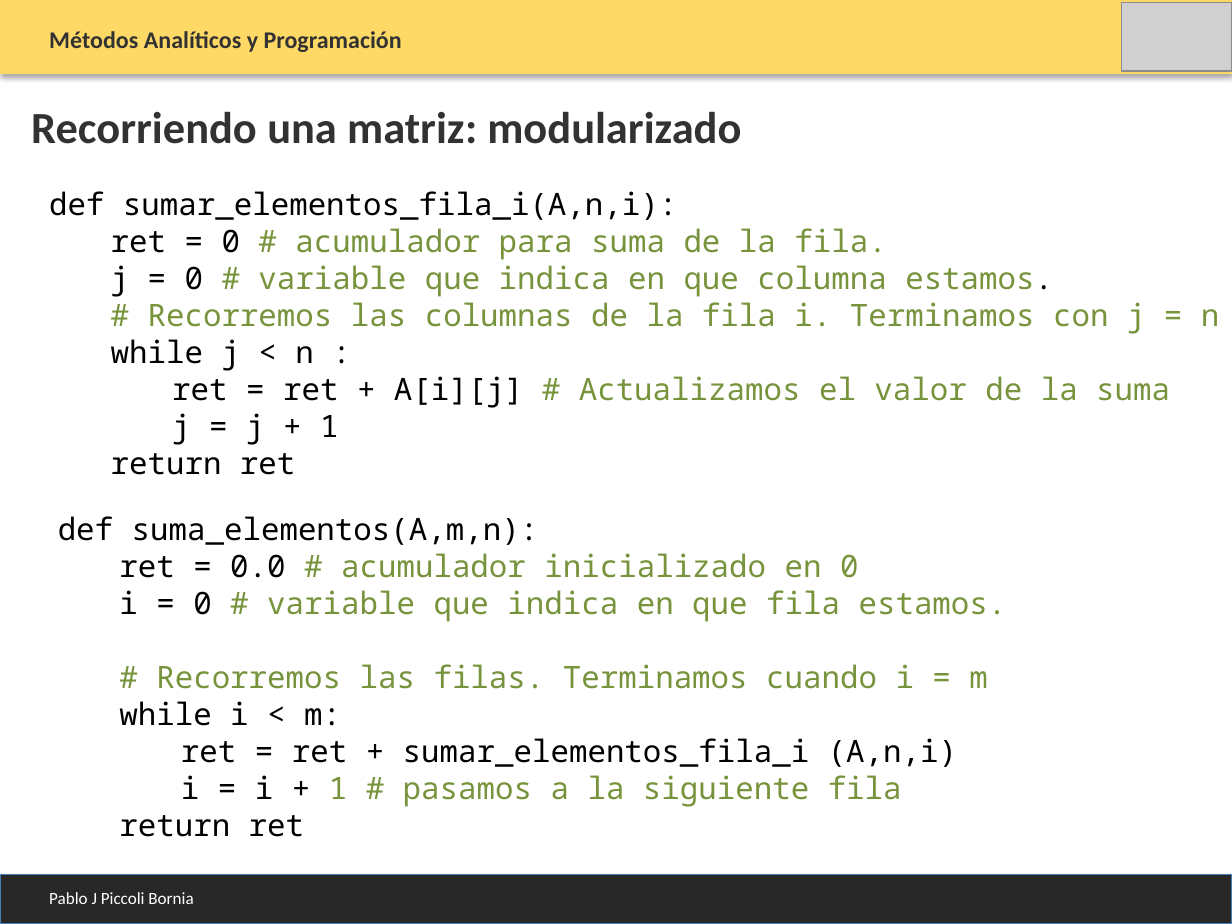
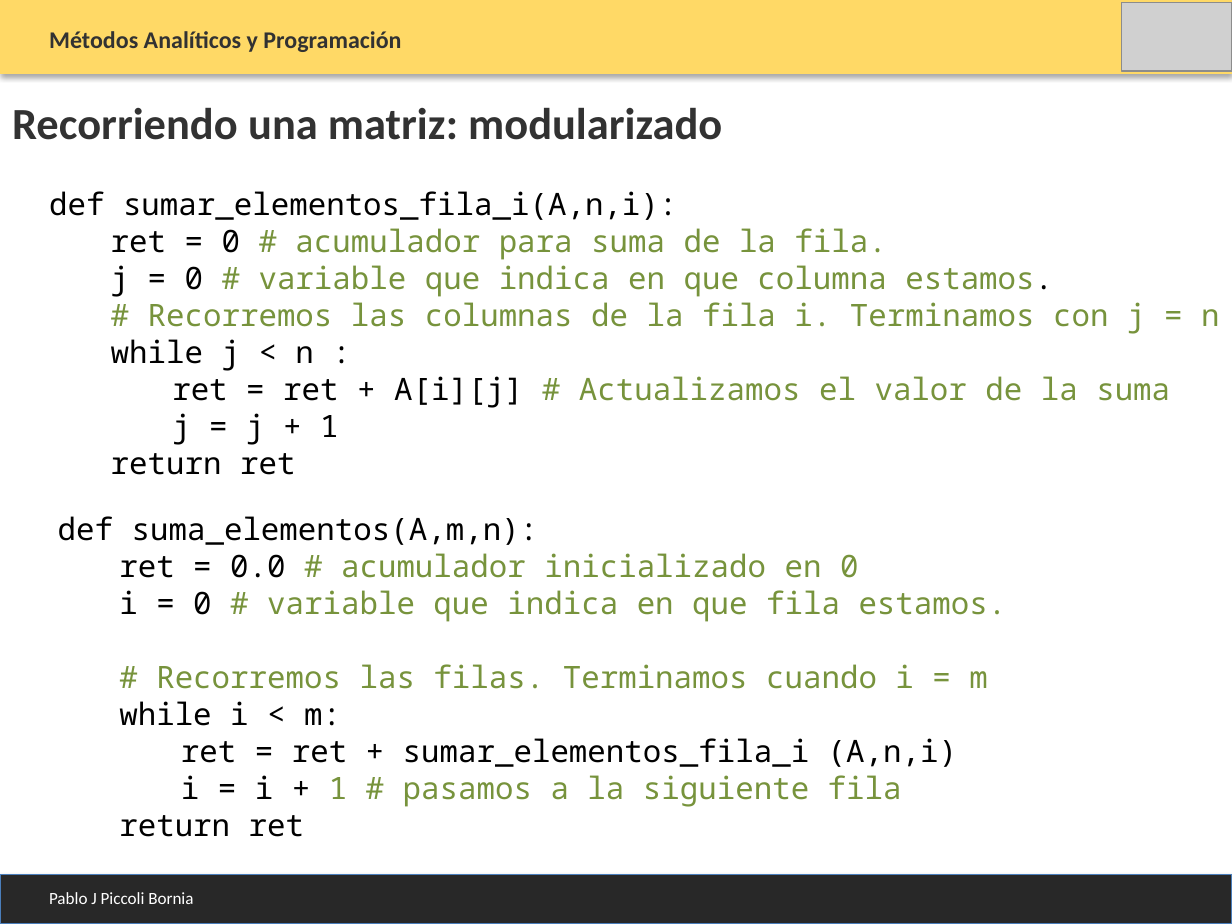
Before and after one commit to PabloPicc/MAyP_2026_1S, a slide deck: slide 11 of clases_teoricas_2026/Clase_9_Matrices.pptx. Drawn at 1232x924 pixels with LibreOffice and Linux fonts; fonts in the diff are those of the drawing; grey boxes stand for pictures. Boxes give left, top, right and bottom in pixels: in the first picture for what was removed or moved away, otherwise in the second. Text is boxed around its words. In the diff, an @@ line names an element or a change of style, - is before the commit and + after.

```diff
--- a/clases_teoricas_2026/Clase_9_Matrices.pptx
+++ b/clases_teoricas_2026/Clase_9_Matrices.pptx
@@ text "Recorriendo una matriz: modularizado": place and size @@
-text "Recorriendo una matriz: modularizado" at (31, 111, 741, 144)
+text "Recorriendo una matriz: modularizado" at (12, 107, 722, 140)
@@ rectangle at (0, 875, 1232, 924): outline #4B7EBC 0.75 pt to #4A7EBB 0.75 pt @@
```
Also in this commit, not shown: 13 other slides changed, 28 other files.
